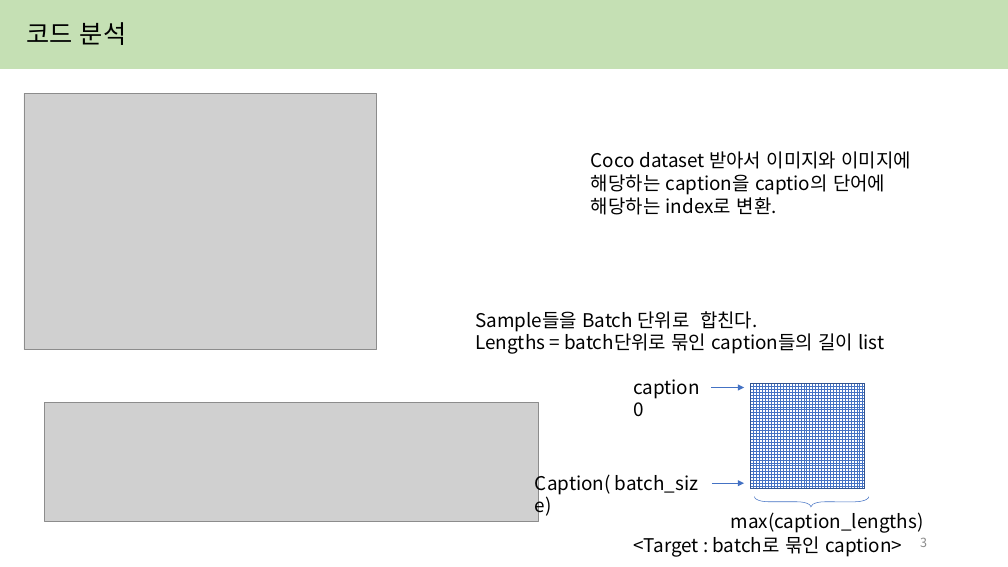
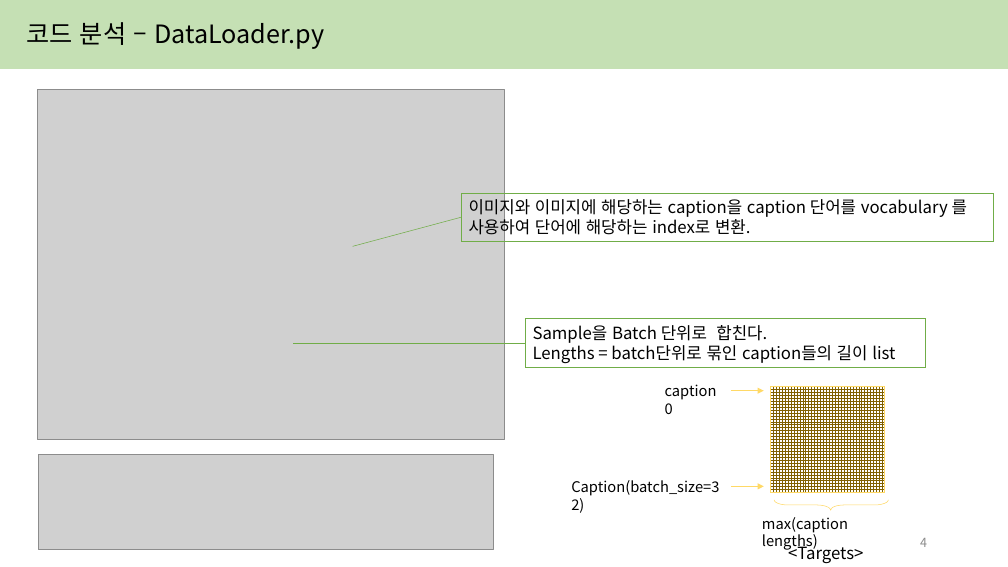
Before and after one commit to yejin087/study_image_caption, a slide deck: slide 4 of 6주차.pptx (slide 3 before the commit). Drawn at 1008x567 pixels with LibreOffice and Linux fonts; fonts in the diff are those of the drawing; grey boxes stand for pictures. Boxes give left, top, right and bottom in pixels: in the first picture for what was removed or moved away, otherwise in the second. Text is boxed around its words. In the diff, an @@ line names an element or a change of style, - is before the commit and + after.

```diff
--- a/6주차.pptx
+++ b/6주차.pptx
@@ text at <box>27,22,324,49</box>: text changed @@
-코드 분석
+코드 분석 – DataLoader.py
@@ picture: place and size @@
-picture at <box>24,94,377,350</box>
+picture at <box>38,90,504,440</box>
@@ rectangle "이미지와 이미지에 해당하는 caption을 caption ..." at <box>461,193,994,241</box>: outline none to #70AD47 0.75 pt @@
@@ rectangle "이미지와 이미지에 해당하는 caption을 caption ...": place and size @@
-rectangle "이미지와 이미지에 해당하는 caption을 caption ..." at <box>591,151,911,215</box>
+rectangle "이미지와 이미지에 해당하는 caption을 caption ..." at <box>461,193,994,241</box>
@@ text in rectangle at <box>469,196,967,238</box>: text changed; size 18 to 16 pt @@
-Coco dataset 받아서 이미지와 이미지에 해당하는 caption을 captio의 단어에 해당하는 index로 변환.
+이미지와 이미지에 해당하는 caption을 caption 단어를 vocabulary 를 사용하여 단어에 해당하는 index로 변환.
@@ line added from (353, 247) to (461, 217), #70AD47 0.5 pt @@
@@ rectangle "Sample을 Batch 단위로 합친다.": place and size @@
-rectangle "Sample을 Batch 단위로 합친다." at <box>475,311,884,354</box>
+rectangle "Sample을 Batch 단위로 합친다." at <box>526,319,926,368</box>
@@ rectangle "Sample을 Batch 단위로 합친다." at <box>526,319,926,368</box>: outline none to #70AD47 0.75 pt @@
@@ text in rectangle at <box>533,325,767,343</box>: text changed; size 18 to 16 pt @@
-Sample들을 Batch 단위로 합친다.
+Sample을 Batch 단위로 합친다.
@@ line added from (293, 343) to (526, 343), #70AD47 0.5 pt @@
@@ text in rectangle at <box>533,342,895,364</box>: size 18 to 16 pt in "Lengths = batch단위로 묶인 caption들의 길이 list" @@
@@ text "caption0": place and size @@
-text "caption0" at <box>626,371,715,402</box>
+text "caption0" at <box>657,378,731,404</box>
@@ text "caption0" at <box>657,378,731,404</box>: size 18 to 14 pt @@
@@ rectangle at <box>771,386,885,492</box>: fill pattern #4472C4 on #FFFFFF to pattern #806000 on #FFFFFF; outline #325491 1 pt to #FFD966 1 pt @@
@@ picture removed at <box>45,402,538,522</box> @@
@@ arrow (731, 391) - (764, 391): stroke #4472C4 0.5 pt to #FFD966 0.5 pt @@
@@ picture added at <box>39,454,493,550</box> @@
@@ text at <box>571,480,719,496</box>: text changed; size 18 to 14 pt @@
-Caption( batch_size)
+Caption(batch_size=32)
@@ arrow (732, 486) - (764, 486): stroke #4472C4 0.5 pt to #FFD966 0.5 pt @@
@@ 2 arrows, 1 rectangle, 1 right brace: place and size @@
-2 arrows, 1 rectangle, 1 right brace at <box>712,383,869,507</box>
+2 arrows, 1 rectangle, 1 right brace at <box>731,386,889,510</box>
@@ right brace at <box>775,499,889,510</box>: outline #4472C4 0.5 pt to #FFD966 0.5 pt @@
@@ text at <box>762,517,848,551</box>: text changed; size 18 to 14 pt @@
-max(caption_lengths)
+max(caption lengths)
@@ page number at <box>920,538,927,547</box>: text changed @@
-3
+4
@@ text at <box>788,542,863,564</box>: text changed; size 18 to 16 pt @@
-<Target : batch로 묶인 caption>
+<Targets>
```
Also in this commit, not shown: 5 other slides changed, 5 slides added, 13 other files.
